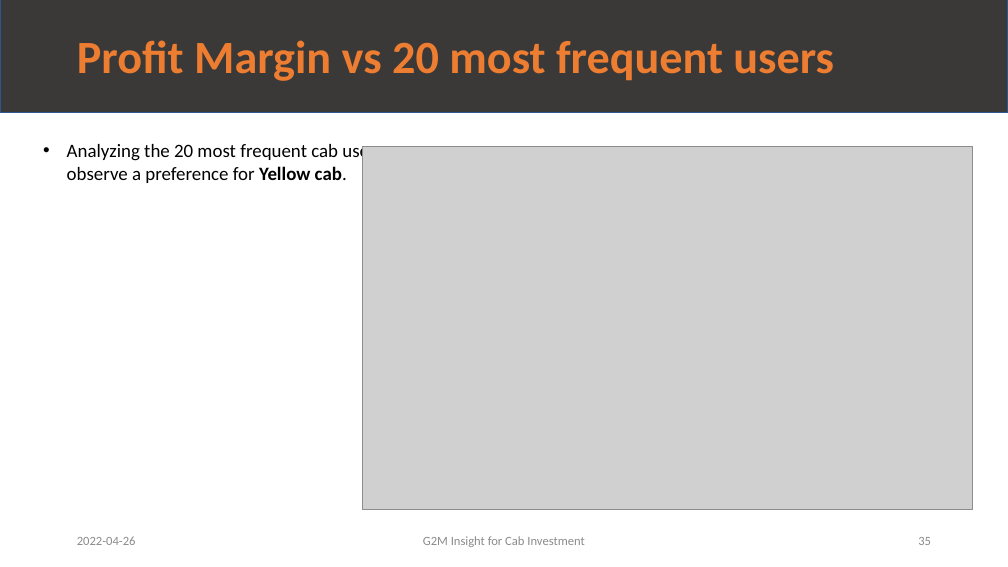
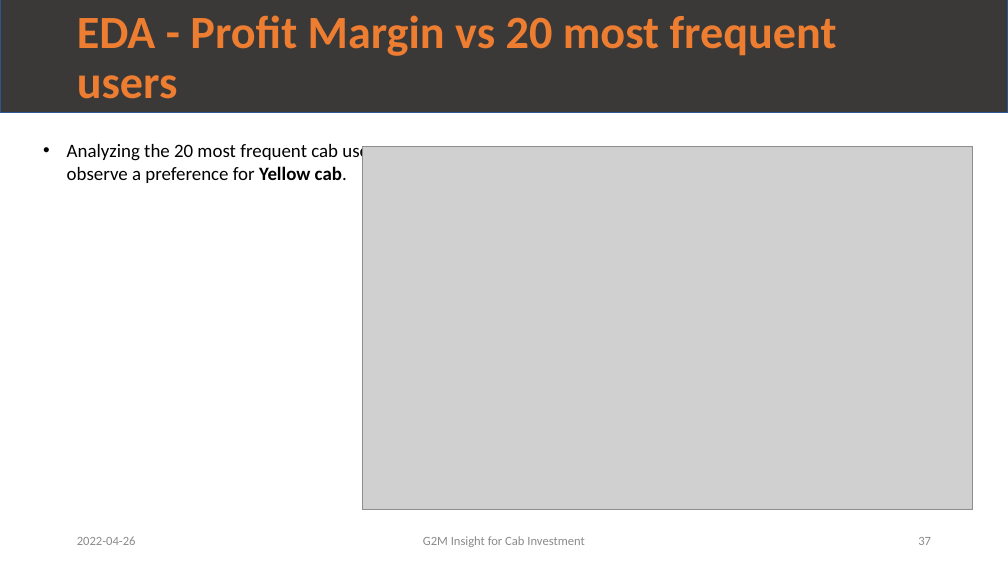
Before and after one commit to leopqrz/Data_Glacier_Internship, a slide deck: slide 37 of week_02/G2M_Case_Study_V1.0_Leo.pptx (slide 35 before the commit). Drawn at 1008x567 pixels with LibreOffice and Linux fonts; fonts in the diff are those of the drawing; grey boxes stand for pictures. Boxes give left, top, right and bottom in pixels: in the first picture for what was removed or moved away, otherwise in the second. Text is boxed around its words. In the diff, an @@ line names an element or a change of style, - is before the commit and + after.

```diff
--- a/week_02/G2M_Case_Study_V1.0_Leo.pptx
+++ b/week_02/G2M_Case_Study_V1.0_Leo.pptx
@@ title at box(77, 15, 837, 99): text changed @@
-Profit Margin vs 20 most frequent users
+EDA - Profit Margin vs 20 most frequent users
@@ page number at box(918, 537, 931, 545): text changed @@
-35
+37
```
Also in this commit, not shown: 35 other slides changed, 2 slides added, 1 other file.
